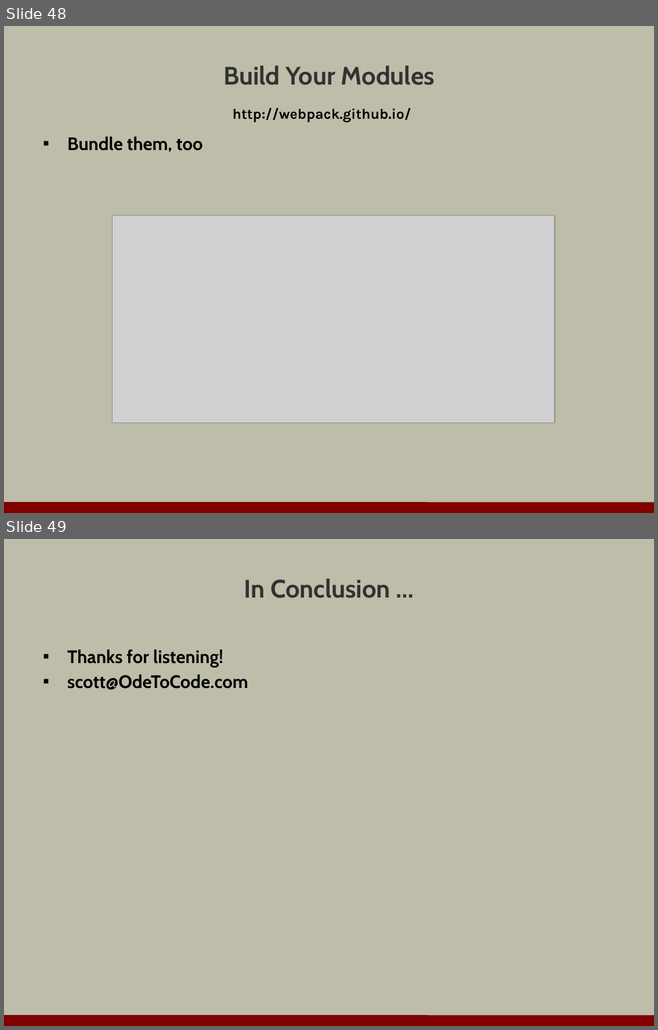
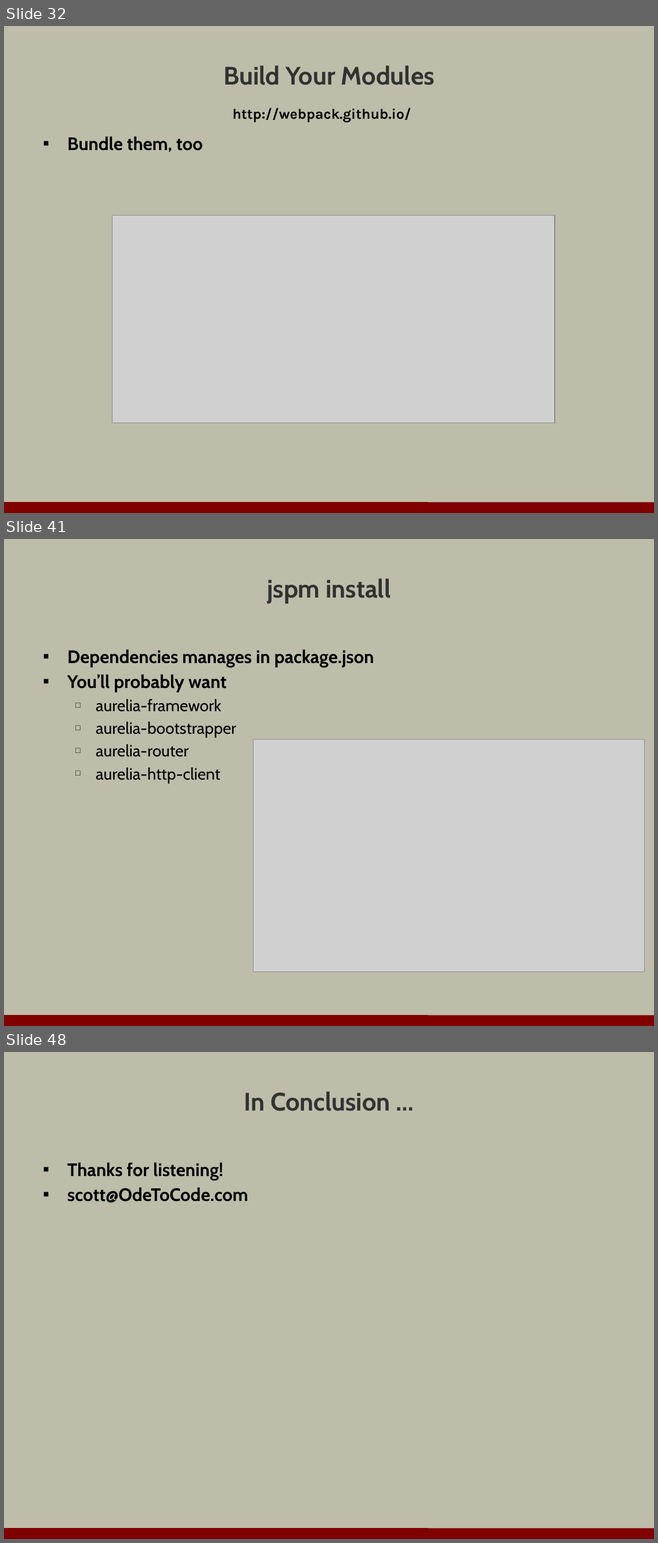
Before and after one commit to OdeToCode/classes, a slide deck: assorted/evolution_of_js.pptx. Shown one above the other, each under a label of ours: slides 48 and 49 before the commit, slides 32, 41 and 48 after it; the slides between them are not shown. The pictures are 658x1030 and 658x1543 pixels, drawn with LibreOffice and Linux fonts; fonts in the diff are those of the drawing; grey boxes stand for pictures; background and template pictures are left out. Boxes give left, top, right and bottom in pixels: in the first picture for what was removed or moved away, otherwise in the second. Text is boxed around its words. In the diff, an @@ line names an element or a change of style, - is before the commit and + after.

```diff
--- a/assorted/evolution_of_js.pptx
+++ b/assorted/evolution_of_js.pptx
@@ slide 41 added at (4,539,654,1026), background #BDBDA9; not listed: 1 template element that a slide beside it also shows @@
@@ title added at (267,578,390,603), 28 pt, text #323232, bold @@
+jspm install
@@ text added at (67,649,374,783), 18 pt, text #000000 @@
+▪ Dependencies manages in package.json
+▪ You’ll probably want
+  □ aurelia-framework
+  □ aurelia-bootstrapper
+  □ aurelia-router
+  □ aurelia-http-client
@@ picture added at (253,739,644,972) @@
@@ what was slide 48 is now slide 32 @@
@@ what was slide 49 is now slide 48 @@
```
Also in this commit, not shown: 2 slides changed, 15 other slides added, 17 slides removed.
